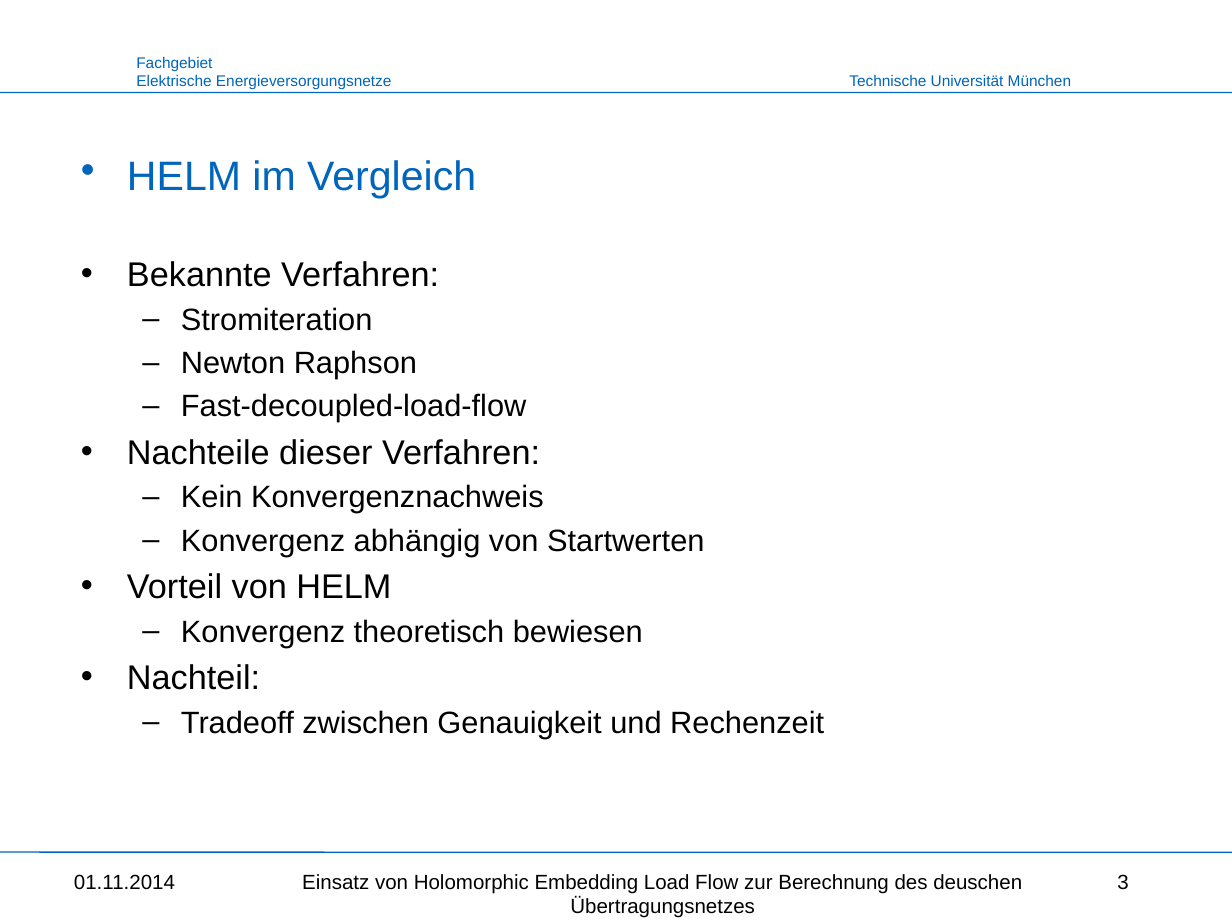
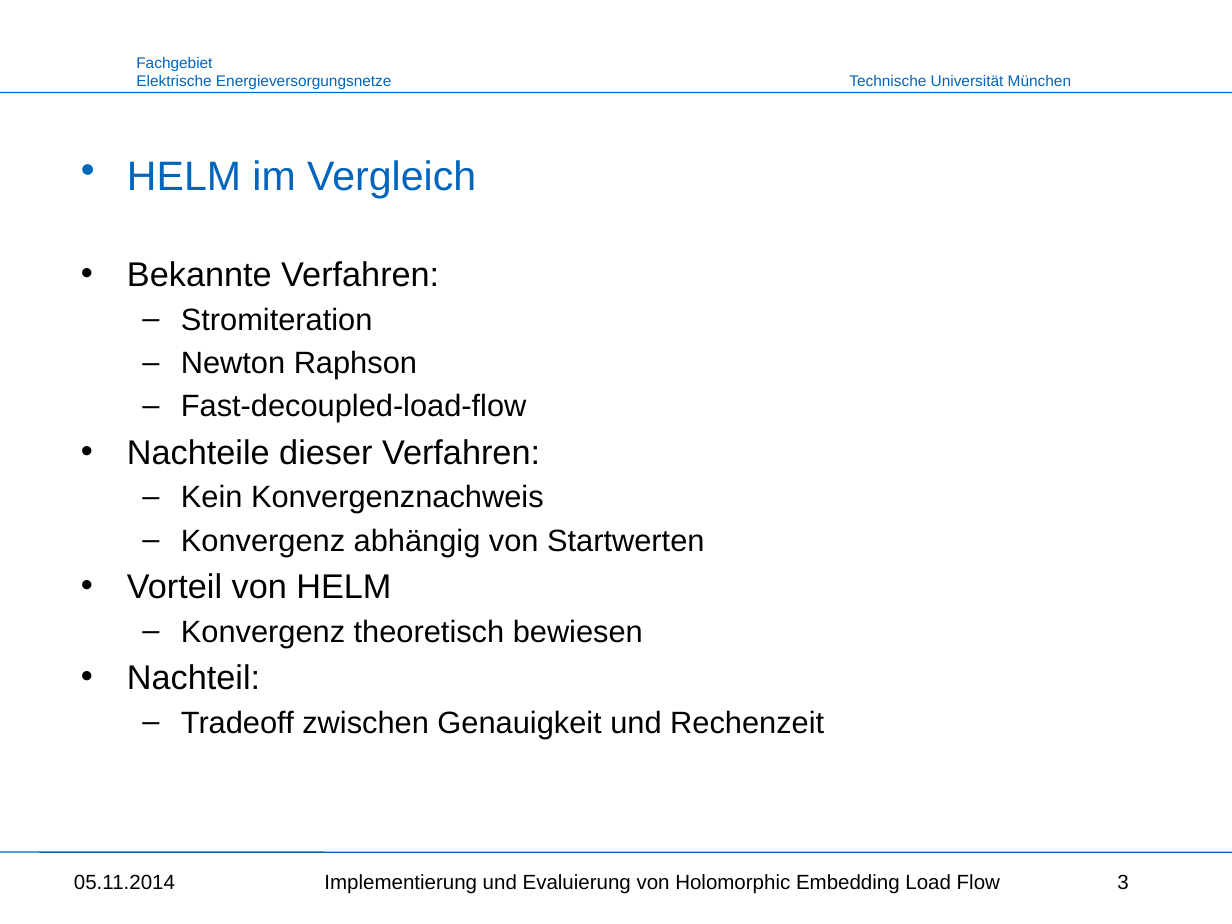
Before and after one commit to benediktibk/loadflow, a slide deck: slide 3 of documents/master_thesis/short_report.pptx. Drawn at 1232x924 pixels with LibreOffice and Linux fonts; fonts in the diff are those of the drawing; background and template pictures are left out. Boxes give left, top, right and bottom in pixels: in the first picture for what was removed or moved away, otherwise in the second. Text is boxed around its words. In the diff, an @@ line names an element or a change of style, - is before the commit and + after.

```diff
--- a/documents/master_thesis/short_report.pptx
+++ b/documents/master_thesis/short_report.pptx
@@ text at <box>74,874,175,890</box>: text changed @@
-01.11.2014
+05.11.2014
@@ text at <box>324,874,1000,894</box>: text changed @@
-Einsatz von Holomorphic Embedding Load Flow zur Berechnung des deuschen Übertragungsnetzes
+Implementierung und Evaluierung von Holomorphic Embedding Load Flow
```
Also in this commit, not shown: 6 other slides changed.
